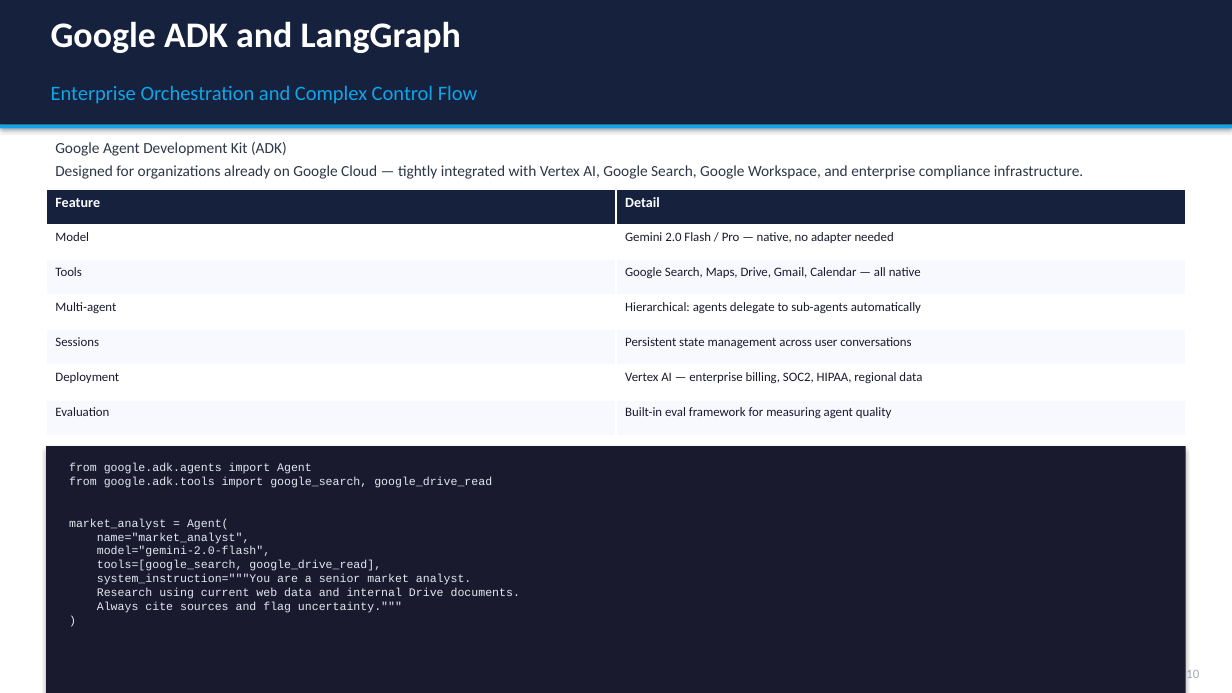
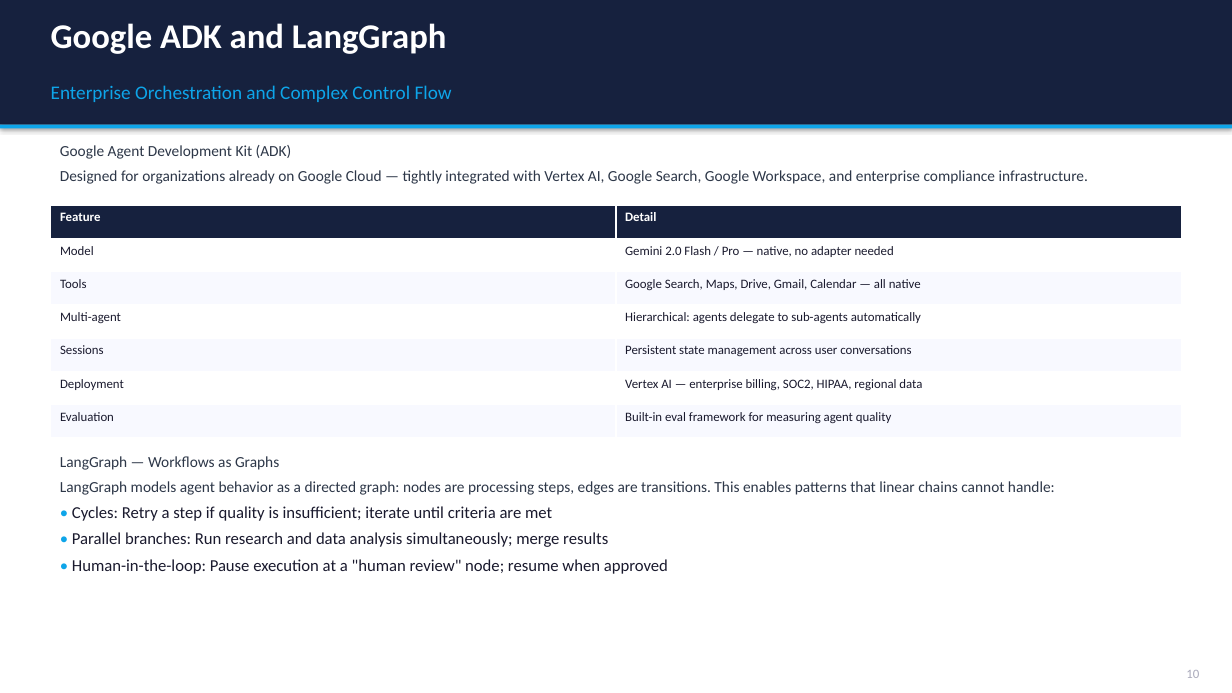
Before and after one commit to appjr/GenAIForBusinessOnline, a slide deck: slide 12 of Class 11/Week11_AI_Trends_Slides.pptx. Drawn at 1232x693 pixels with LibreOffice and Linux fonts; fonts in the diff are those of the drawing. Boxes give left, top, right and bottom in pixels: in the first picture for what was removed or moved away, otherwise in the second. Text is boxed around its words. In the diff, an @@ line names an element or a change of style, - is before the commit and + after.

```diff
--- a/Class 11/Week11_AI_Trends_Slides.pptx
+++ b/Class 11/Week11_AI_Trends_Slides.pptx
@@ text "Google ADK and LangGraph" at bbox=[51, 23, 447, 54]: size 28 to 27 pt @@
@@ text "Enterprise Orchestration and Complex Control ..." at bbox=[51, 85, 452, 102]: size 16 to 15 pt @@
@@ text "Google Agent Development Kit (ADK)" at bbox=[60, 145, 1088, 184]: more space between paragraphs @@
@@ table at bbox=[51, 205, 1182, 438] @@
@@ size 11 to 10 pt in "Feature", "Detail" @@
@@ table: place and size @@
-table at bbox=[46, 189, 1187, 435]
+table at bbox=[51, 205, 1182, 438]
@@ rectangle removed at bbox=[46, 446, 1186, 693] @@
@@ text added at bbox=[60, 456, 1055, 574], 13 pt, text #1A1A2E @@
+LangGraph — Workflows as Graphs
+LangGraph models agent behavior as a directed graph: nodes are processing steps, edges are transitions. This enables patterns that linear chains cannot handle:
+• Cycles: Retry a step if quality is insufficient; iterate until criteria are met
+• Parallel branches: Run research and data analysis simultaneously; merge results
+• Human-in-the-loop: Pause execution at a "human review" node; resume when approved
@@ text removed at bbox=[69, 463, 520, 613] @@
-from google.adk.agents import Agent
-from google.adk.tools import google_search, google_drive_read
-market_analyst = Agent(
-name="market_analyst",
-model="gemini-2.0-flash",
-tools=[google_search, google_drive_read],
-system_instruction="""You are a senior market analyst.
-Research using current web data and internal Drive documents.
-Always cite sources and flag uncertainty."""
-)
```
Also in this commit, not shown: 31 other slides changed, 13 other files.
